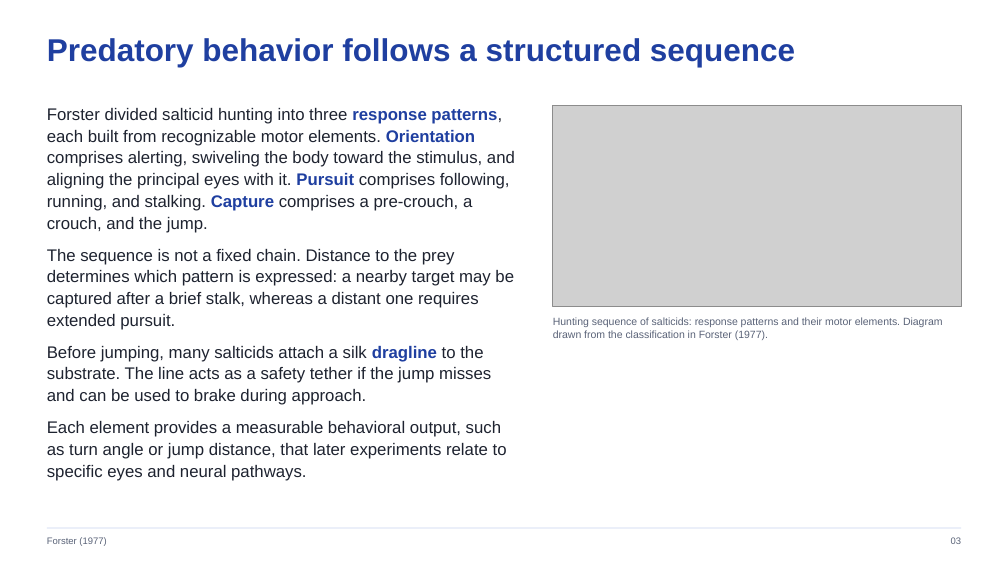
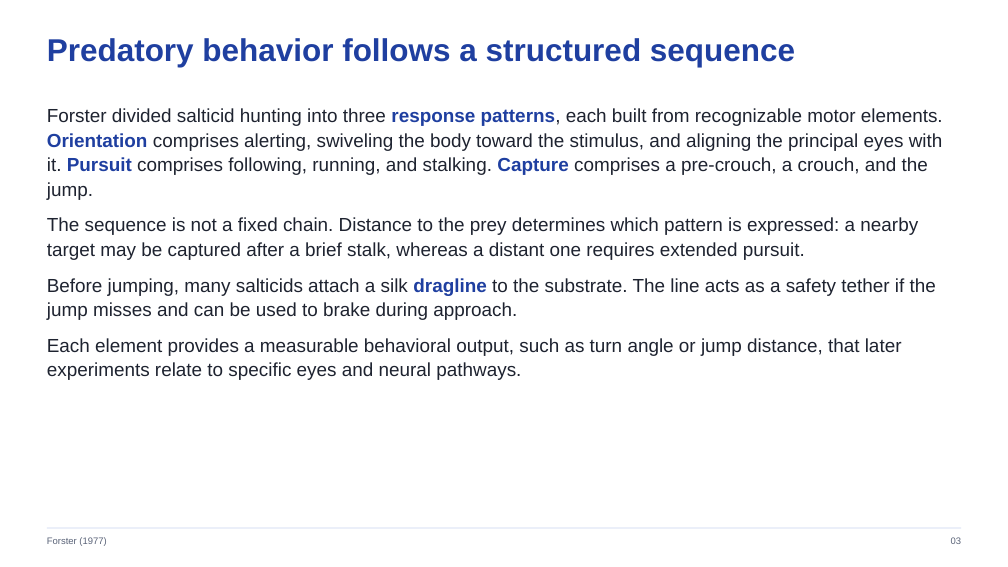
Before and after one commit to jordanxxlopez/NEUROETHOLOGY, a slide deck: slide 3 of lectures/L12/Neuroethology_Lecture12_FA2026.pptx. Drawn at 1008x567 pixels with LibreOffice and Linux fonts; fonts in the diff are those of the drawing; grey boxes stand for pictures. Boxes give left, top, right and bottom in pixels: in the first picture for what was removed or moved away, otherwise in the second. Text is boxed around its words. In the diff, an @@ line names an element or a change of style, - is before the commit and + after.

```diff
--- a/lectures/L12/Neuroethology_Lecture12_FA2026.pptx
+++ b/lectures/L12/Neuroethology_Lecture12_FA2026.pptx
@@ text "Forster divided salticid hunting into ..." at [47,108,943,380]: size 16 to 18 pt; more space between paragraphs @@
@@ picture removed at [553,106,961,306] @@
@@ text removed at [553,317,943,340] @@
-Hunting sequence of salticids: response patterns and their motor elements. Diagram drawn from the classification in Forster (1977).
```
Also in this commit, not shown: 16 other slides changed, 38 other files.
